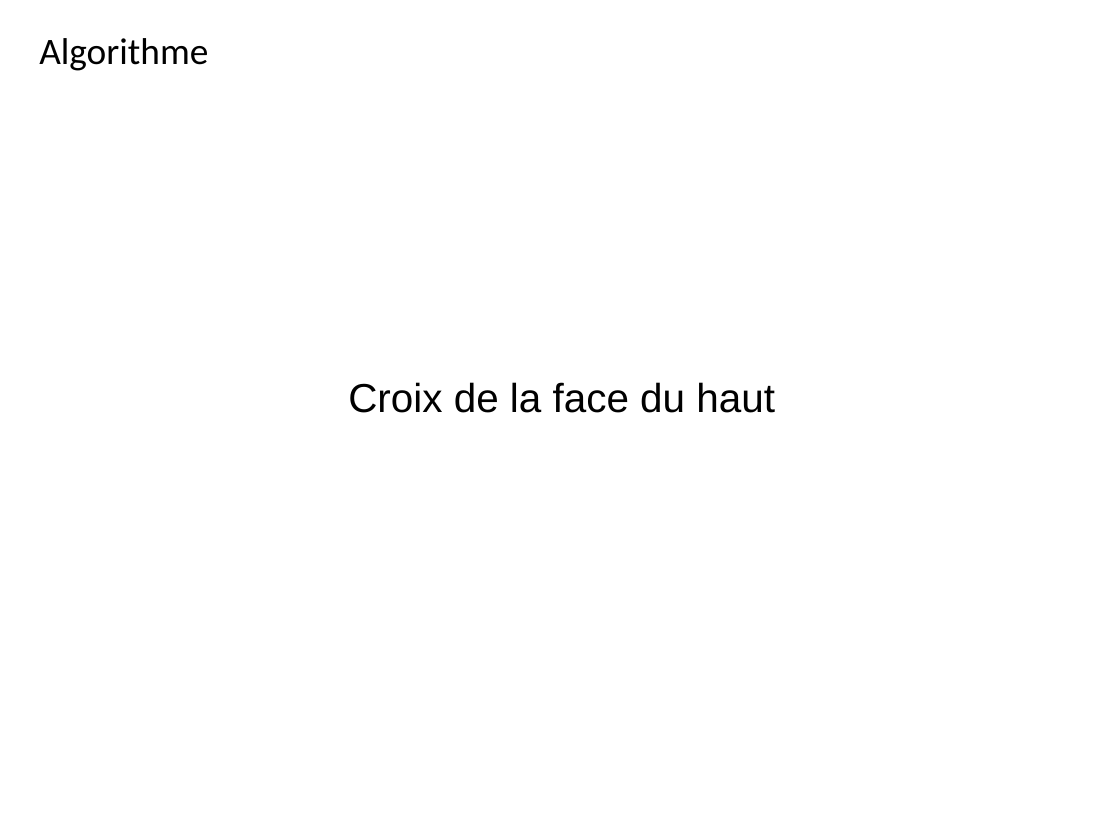
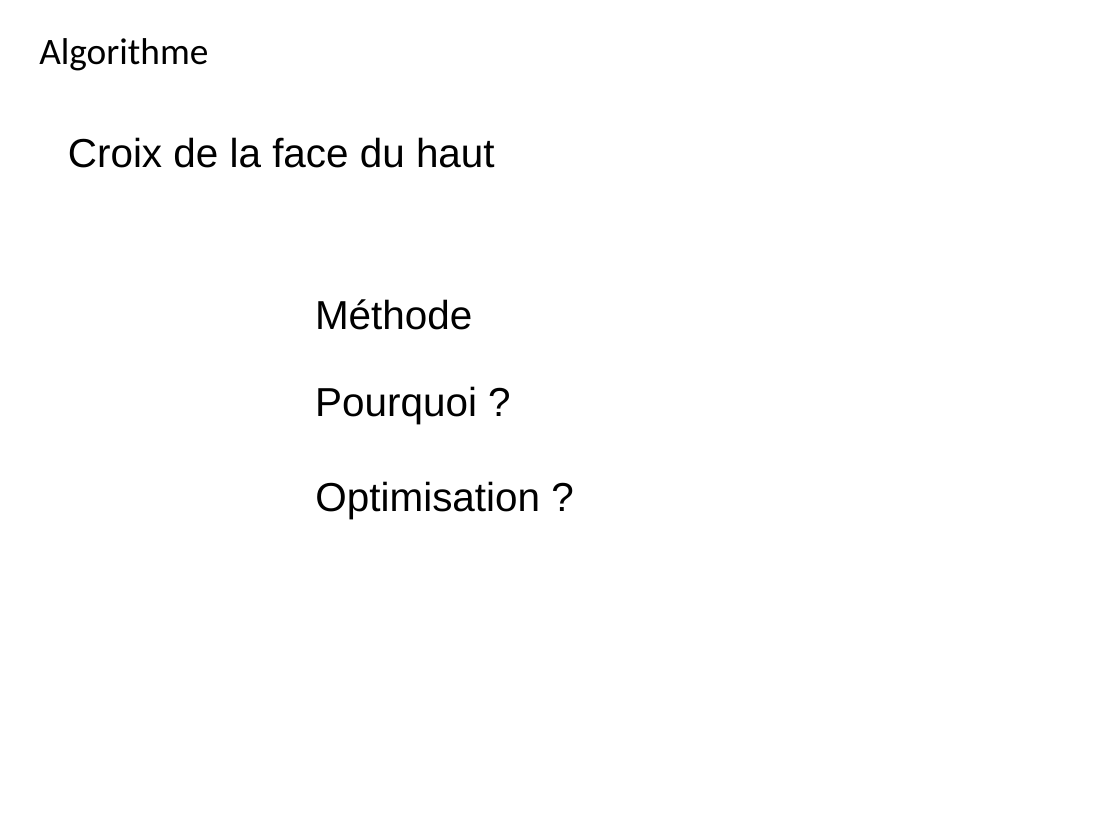
Before and after one commit to Miaxos/Polux, a slide deck: slide 5 of diapo_Presentation_poqb_soutenance_vendredi_15_janvier_2016.odp. Drawn at 1120x840 pixels with LibreOffice and Linux fonts; fonts in the diff are those of the drawing. Boxes give left, top, right and bottom in pixels: in the first picture for what was removed or moved away, otherwise in the second. Text is boxed around its words. In the diff, an @@ line names an element or a change of style, - is before the commit and + after.

```diff
--- a/diapo_Presentation_poqb_soutenance_vendredi_15_janvier_2016.odp
+++ b/diapo_Presentation_poqb_soutenance_vendredi_15_janvier_2016.odp
@@ text "Croix de la face du ...": place and size @@
-text "Croix de la face du ..." at [348, 382, 775, 413]
+text "Croix de la face du ..." at [68, 137, 495, 168]
@@ text added at [315, 299, 472, 330], 26 pt, text #000000 @@
+Méthode
@@ text added at [315, 386, 477, 424], 26 pt, text #000000 @@
+Pourquoi ?
@@ text added at [315, 481, 540, 519], 26 pt, text #000000 @@
+Optimisation ?
```
Also in this commit, not shown: 7 other slides changed.
